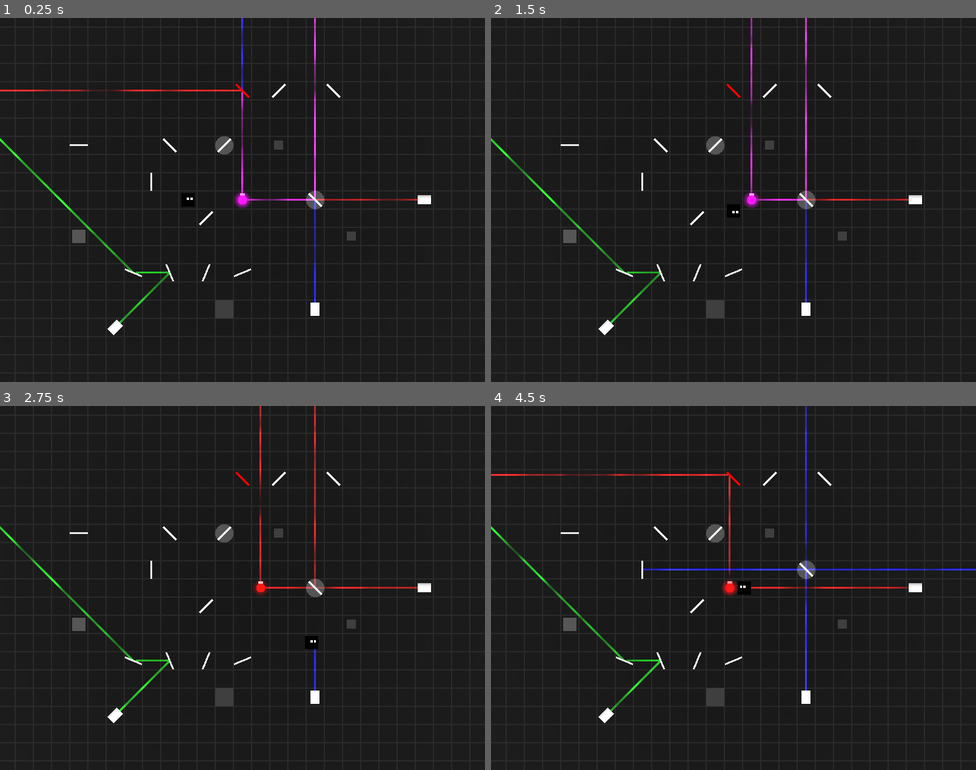
Above: before the commit, frames 1-4 (two rows, left to right).
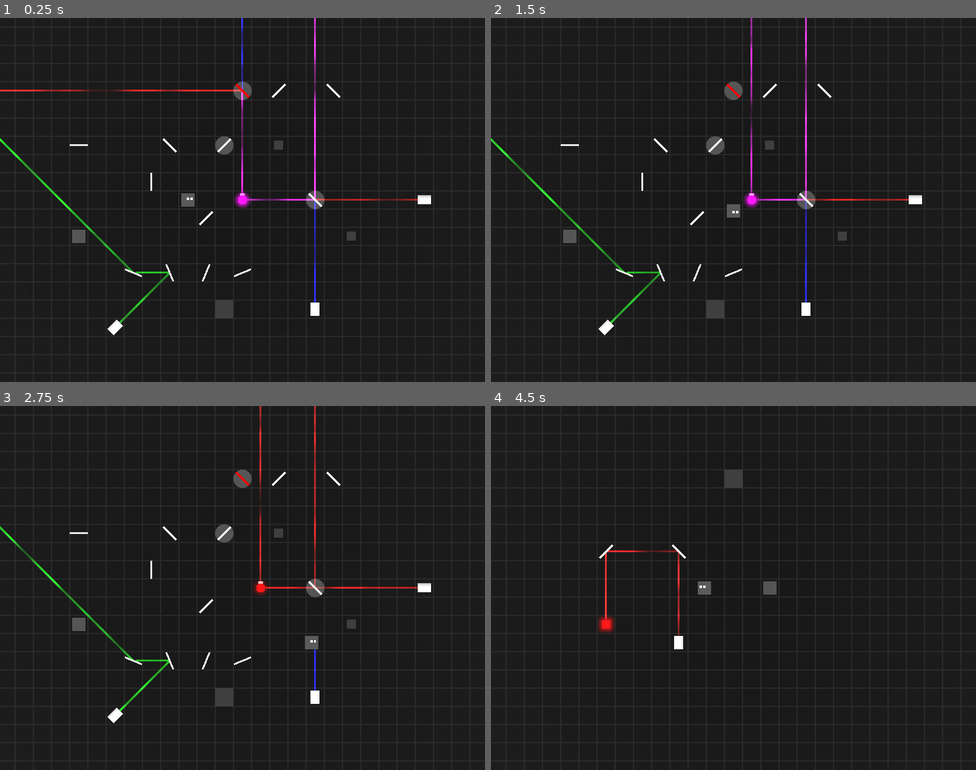
Above: after the commit, the same moments.

Repository: RiverApril/EnergyJam
Game: Godot game, scene res://levels/playground.tscn
Two runs of this game, one before a commit and one after it. Both use one fixed random seed, a clock stepped at 60 frames per second and the inputs below.
Inputs (mouse positions are in pixels of both pictures, inside the frame that each line leads up to):
- Up to frame 1 (0.25 s): no input
- Up to frame 2 (1.5 s): tap Enter at 0.5 s; move the mouse to (840, 181) at 0.52 s; hold D (Right) 0.53-1.28 s; tap Z (Undo) at 0.6, 1.35 s; move the mouse to (636, 218) at 1.27 s; hold S (Down) from 1.28 s (still down)
- Up to frame 3 (2.75 s): move the mouse to (291, 507) at 2.02 s; release S (Down) at 2.03 s; hold D (Right) from 2.03 s (still down); tap Z (Undo) at 2.1 s
- Up to frame 4 (4.5 s): move the mouse to (709, 660) at 2.77 s; release D (Right) at 2.78 s; hold W (Up) 2.78-3.53 s; tap Z (Undo) at 2.85, 3.6, 4.35 s; move the mouse to (879, 642) at 3.52 s; hold A (Left) from 3.53 s (still down); tap Escape at 4.15 s; move the mouse to (588, 533) at 4.27 s

The runs differ from the first frame. In frame 1, 0.2% of the frame differs, in the area x 37-52%, y 17-52%; in frame 2, 0.2%; in frame 3, 0.2%; in frame 4, 3.5%, in the area x 0-100%, y 0-88%.

Commit message:
add level switching

Diff:
--- /dev/null
+++ b/datas/all_levels.tres
@@ -0,0 +1,9 @@
+[gd_resource type="Resource" script_class="AllLevels" load_steps=2 format=3 uid="uid://dw5wupcbeelw1"]
+
+[ext_resource type="Script" path="res://scripts/all_levels.gd" id="1_mg7gl"]
+
+[resource]
+script = ExtResource("1_mg7gl")
+main_menu = "res://levels/menu"
+levels_folder = "res://levels/"
+levels = PackedStringArray("playground", "level_1")
--- /dev/null
+++ b/levels/menu.tscn
@@ -0,0 +1,7 @@
+[gd_scene load_steps=2 format=3 uid="uid://crbomvuo6nukc"]
+
+[ext_resource type="PackedScene" uid="uid://buxx8bxc0y6a8" path="res://objects/world_nodes.tscn" id="1_n2e0c"]
+
+[node name="Menu" type="Node3D"]
+
+[node name="World" parent="." instance=ExtResource("1_n2e0c")]
--- a/objects/filter.tscn
+++ b/objects/filter.tscn
@@ -1,13 +1,18 @@
-[gd_scene load_steps=7 format=3 uid="uid://dthk2bvne4lc0"]
+[gd_scene load_steps=9 format=3 uid="uid://dthk2bvne4lc0"]
 
 [ext_resource type="Script" path="res://scripts/movable.gd" id="1_agh2x"]
 [ext_resource type="Material" uid="uid://b7s62xo0dsx35" path="res://materials/mirror_material.tres" id="2_j34rb"]
 [ext_resource type="Script" path="res://scripts/transmit.gd" id="2_vamcj"]
 [ext_resource type="Script" path="res://scripts/mirror.gd" id="3_fg31l"]
+[ext_resource type="Material" uid="uid://miti6kg4ca1" path="res://materials/block_material.tres" id="3_jes5u"]
 
 [sub_resource type="CylinderMesh" id="CylinderMesh_x2t8e"]
 material = ExtResource("2_j34rb")
 height = 0.1
+
+[sub_resource type="CylinderMesh" id="CylinderMesh_br1ph"]
+material = ExtResource("3_jes5u")
+height = 1.0
 
 [sub_resource type="BoxShape3D" id="BoxShape3D_wudyr"]
 size = Vector3(0.1, 1, 1)
@@ -26,6 +31,10 @@
 transform = Transform3D(-4.37114e-08, -1, 0, 1, -4.37114e-08, 0, 0, 0, 1, 0, 0, 0)
 mesh = SubResource("CylinderMesh_x2t8e")
 
+[node name="MeshInstance3D2" type="MeshInstance3D" parent="."]
+transform = Transform3D(1, 0, 0, 0, 1, 0, 0, 0, 1, 0, -0.5, 0)
+mesh = SubResource("CylinderMesh_br1ph")
+
 [node name="CollisionShape3D" type="CollisionShape3D" parent="."]
 shape = SubResource("BoxShape3D_wudyr")
 
--- /dev/null
+++ b/objects/music.tscn
@@ -0,0 +1,10 @@
+[gd_scene load_steps=2 format=3 uid="uid://b8kt6d42bd3fw"]
+
+[ext_resource type="AudioStream" uid="uid://dlekgj7h38q7r" path="res://sounds/OpticsIdea.mp3" id="1_e7aki"]
+
+[node name="Music" type="Node"]
+
+[node name="AudioStreamPlayer" type="AudioStreamPlayer" parent="."]
+stream = ExtResource("1_e7aki")
+autoplay = true
+parameters/looping = true
--- a/objects/world_nodes.tscn
+++ b/objects/world_nodes.tscn
@@ -2,7 +2,7 @@
 
 [ext_resource type="Texture2D" uid="uid://bqjdlry475jdq" path="res://textures/bg.png" id="1_nlcip"]
 [ext_resource type="Script" path="res://scripts/level_control.gd" id="2_ssoik"]
-[ext_resource type="AudioStream" uid="uid://dlekgj7h38q7r" path="res://sounds/OpticsIdea.mp3" id="3_mfm6i"]
+[ext_resource type="Resource" uid="uid://dw5wupcbeelw1" path="res://datas/all_levels.tres" id="3_1c1fy"]
 
 [sub_resource type="ProceduralSkyMaterial" id="ProceduralSkyMaterial_jq2it"]
 sky_top_color = Color(0.655778, 0.765712, 1, 1)
@@ -47,9 +47,6 @@
 
 [node name="LevelControl" type="Node" parent="."]
 script = ExtResource("2_ssoik")
-levels = [NodePath("")]
+all_levels = ExtResource("3_1c1fy")
 
-[node name="AudioStreamPlayer" type="AudioStreamPlayer" parent="."]
-stream = ExtResource("3_mfm6i")
-autoplay = true
-parameters/looping = true
+[node name="WinCondition" type="Node" parent="."]
--- /dev/null
+++ b/scripts/all_levels.gd
@@ -0,0 +1,8 @@
+extends Resource
+
+class_name AllLevels
+
+@export var main_menu: String
+
+@export var levels_folder = "res://levels/"
+@export var levels: PackedStringArray
--- a/scripts/globals.gd
+++ b/scripts/globals.gd
@@ -1,6 +1,8 @@
 extends Node
 
 const default_block_move_speed: float = 6.0
+
+var current_level_index = 0
 
 var laser_display_colors: Array = [
     # RGB
@@ -22,3 +24,9 @@
     Color.hex(0xffff00_ff), # 110 yellow
     Color.hex(0xffffff_ff), # 111 white
 ]
+
+func _ready():
+    var music_packed_scene: PackedScene = load("res://objects/music.tscn")
+    var music_node = music_packed_scene.instantiate()
+    add_child(music_node)
+    music_node.owner = self
--- a/scripts/level_control.gd
+++ b/scripts/level_control.gd
@@ -1,6 +1,6 @@
 extends Node
 
-@export var levels: Array # PackedScene Array
+@export var all_levels: AllLevels
 
 func _input(event):
 
@@ -9,4 +9,10 @@
 			go_to_next_level()
 
 func go_to_next_level():
-	pass #todo
+	Globals.current_level_index += 1
+	if Globals.current_level_index >= all_levels.levels.size():
+		Globals.current_level_index = 0
+
+	var level_path = all_levels.levels_folder + all_levels.levels[Globals.current_level_index] + ".tscn"
+	HistoryBuffer.reset()
+	get_tree().change_scene_to_file(level_path)
Binary file changed: textures/player.png
